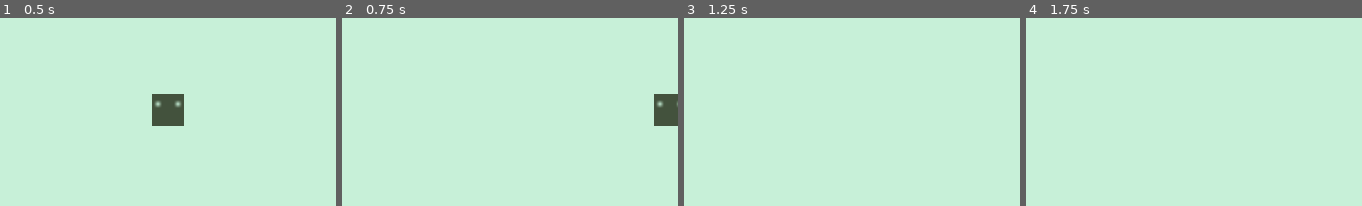
Above: before the commit, frames 1-4 (left to right).
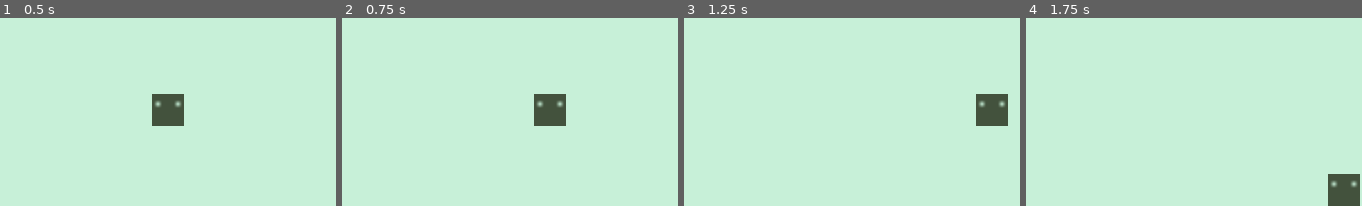
Above: after the commit, the same moments.

Repository: mstuttgart/hostile-terraqueo
Game: Godot game, scene res://Game.tscn
Same seed, same stepped clock (60 frames per second), same inputs: the game is played once before the commit and once after it.
Inputs:
- Up to frame 1 (0.5 s): no input
- Up to frame 2 (0.75 s): tap Enter at 0.5 s; hold Right (ui_right) from 0.53 s (still down)
- Up to frame 3 (1.25 s): keep holding Right (ui_right)
- Up to frame 4 (1.75 s): release Right (ui_right) at 1.28 s; hold Down (ui_down) from 1.28 s (still down)

Frame 1 is identical in both runs. In frame 2, 2.8% of the frame differs, in the area x 57-100%, y 40-58%; in frame 3, 1.6%; in frame 4, 1.6%.

Commit message:
Adjuste speed and player movement inside of screen

Diff:
--- a/HostileTerraqueo/Game.gd
+++ b/HostileTerraqueo/Game.gd
@@ -1,10 +1,19 @@
 extends Node2D
 
-const SPEED = 200
+const SPEED = 50
+
+var screen_size
+var player_size
 
 
 # Called when the node enters the scene tree for the first time.
 func _ready():
+    # Get screen size
+    screen_size = get_viewport_rect().size
+
+    # Get player shape extents
+    player_size =  $Player.get_node("CollisionShape2D").shape.get_extents()
+
     $Player.position = $InitialPosition.position
 
 
@@ -29,3 +38,7 @@
         velocity = velocity.normalized() * SPEED
 
     $Player.position += velocity * delta
+
+    # Adjust player position to inside game screen
+    $Player.position.x = clamp($Player.position.x, player_size.x, screen_size.x - player_size.x)
+    $Player.position.y = clamp($Player.position.y, player_size.y, screen_size.y - player_size.y)
